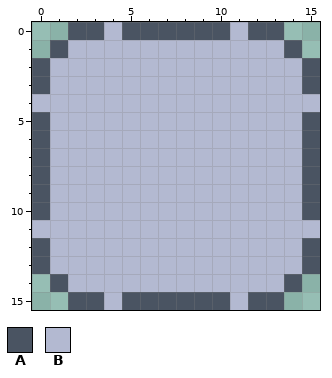
Pixel-art file: images/frames/forms.aseprite. That is the earlier state.
16x16 pixels, 1 frame.
Palette (. is transparent): A #4a5462  B #b3b9d1
Once edited:
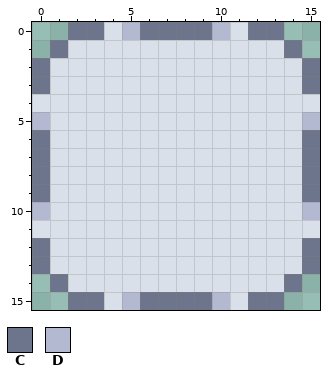
Colours new in this view: C #6d758d  D #b3b9d1
Edits made:
colour B: #b3b9d1 -> #dae0ea
Layer "outline":
y 0: x 2..3 AA -> CC; x 5..10 AAAAAA -> DCCCCD; x 12..13 AA -> CC
y 1: x 1 A -> C; x 14 A -> C
y 2..3: x 0 A -> C; x 15 A -> C
y 5: x 0 A -> D; x 15 A -> D
y 6..9: x 0 A -> C; x 15 A -> C
y 10: x 0 A -> D; x 15 A -> D
y 12..13: x 0 A -> C; x 15 A -> C
y 14: x 1 A -> C; x 14 A -> C
y 15: x 2..3 AA -> CC; x 5..10 AAAAAA -> DCCCCD; x 12..13 AA -> CC
Pixel boxes of the changes (left, top, right, bottom) in both pictures:
changed: (32, 22, 320, 310)
